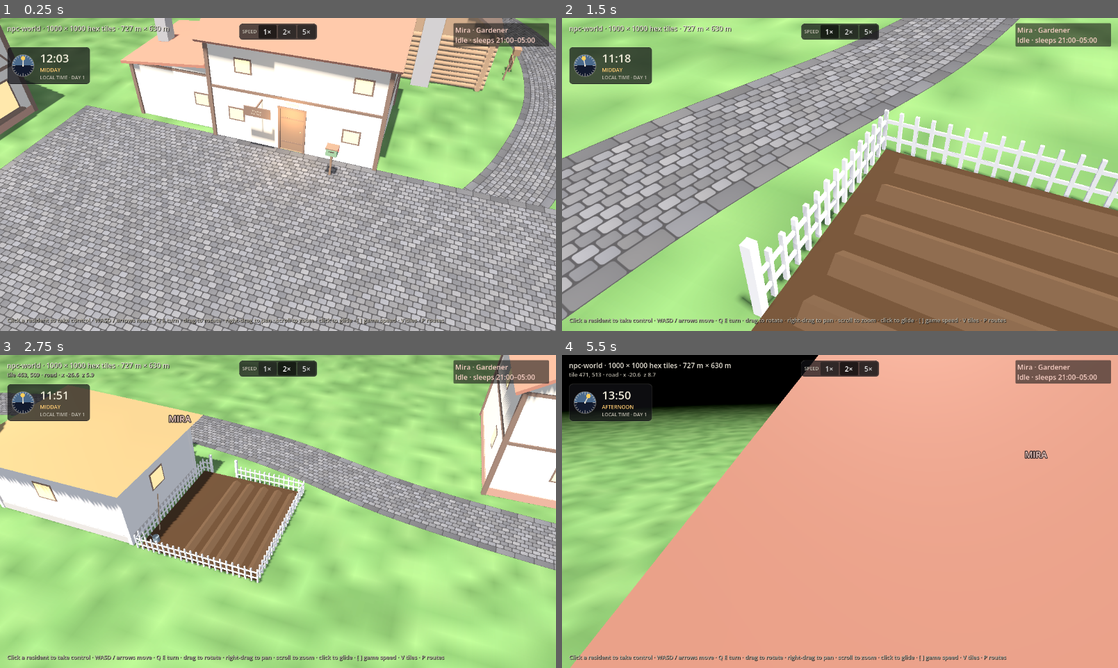
Above: before the commit, frames 1-4 (two rows, left to right).
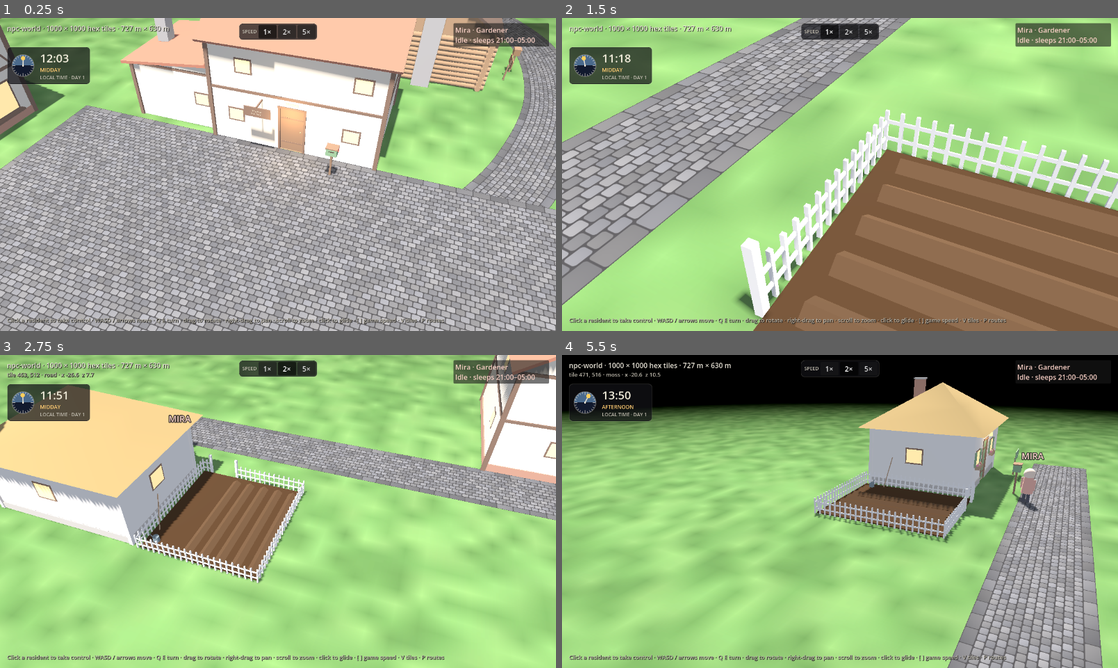
Above: after the commit, the same moments.

Repository: tibitzu/npc-world-godot
Game: Godot game, scene res://scenes/world/world.tscn
The game is run twice, just before and just after one commit, with the same random seed, the same clock (stepped at 60 frames per second) and the same inputs.
Inputs (mouse positions are in pixels of both pictures, inside the frame that each line leads up to):
- Up to frame 1 (0.25 s): no input
- Up to frame 2 (1.5 s): click "Mira · Gardener Idle · sleeps…" at 0.5 s; click "Let go" at 1.25 s
- Up to frame 3 (2.75 s): tap A (cam_left) at 2 s; move the mouse to (400, 495) at 2.02 s; hold ] (speed_up) from 2.03 s (still down); hold S (cam_back) from 2.03 s (still down); click (400, 495) at 2.17 s
- Up to frame 4 (5.5 s): release ] (speed_up) at 2.75 s; release S (cam_back) at 2.75 s; tap A (cam_left) at 2.75, 3.5, 5 s; drag from (728, 527) to (812, 574) at 2.77 s; move the mouse to (895, 442) at 3.52 s; hold ] (speed_up) 3.53-4.25 s; hold A (cam_left) 3.53-4.25 s; drag from (812, 574) to (673, 464) at 4.27 s; move the mouse to (1006, 558) at 5.02 s; hold [ (speed_down) from 5.03 s (still down); hold Q (cam_turn_left) from 5.03 s (still down)

The runs differ from the first frame. In frame 2, 31% of the frame differs, in the area x 0-100%, y 0-100%; in frame 3, 22%; in frame 4, 77%.

Commit message:
Straight west road along the store's south wall, ending just past the cottage
The cottage moves south to sit beside it; Mira's home spot moves with it.

Co-Authored-By: Claude Opus 5.5 <noreply@anthropic.com>
Claude-Session: https://claude.ai/code/session_01GrieSD8FtGLQU19TCKvUTk

Diff:
--- a/data/buildings/cottage.tres
+++ b/data/buildings/cottage.tres
@@ -8,5 +8,5 @@
 id = "cottage"
 display_name = "Rosehip Cottage"
 scene = ExtResource("2_scene")
-position = Vector2(-33, 11.9)
+position = Vector2(-33, 13.7)
 rotation = 180.0
--- a/data/npcs/mira.tres
+++ b/data/npcs/mira.tres
@@ -8,7 +8,7 @@
 display_name = "Mira"
 role = "Gardener"
 colour = Color(0.909804, 0.501961, 0.415686, 1)
-start = Vector2(-31.0, 8.6)
+start = Vector2(-31.0, 10.4)
 speed = 1.1
 wander_range = 5.0
 home_radius = 10.0
--- a/scripts/world/roads.gd
+++ b/scripts/world/roads.gd
@@ -12,8 +12,8 @@
 
 ## Each road's points, from the square outward.
 @export var paths: Array[PackedVector2Array] = [
-	# west: past the general store to Rosehip Cottage and on
-	PackedVector2Array([Vector2(-8.0, 9.0), Vector2(-14.0, 9.2), Vector2(-21.0, 8.4), Vector2(-28.0, 6.6), Vector2(-36.0, 6.0), Vector2(-44.0, 7.6), Vector2(-50.0, 10.5)]),
+	# west: straight out of the square along the general store's south wall, ending just past Rosehip Cottage
+	PackedVector2Array([Vector2(-8.0, 8.1), Vector2(-38.0, 8.1)]),
 	# east: past the post office to the barracks and on
 	PackedVector2Array([Vector2(8.0, 9.0), Vector2(14.0, 9.4), Vector2(21.0, 10.4), Vector2(28.0, 11.8), Vector2(36.0, 11.4), Vector2(44.0, 9.0), Vector2(50.0, 6.0)]),
 	# north: from the square past the tavern's east side, by Timber Hollow and into the woods
Not shown, changed: README.md
